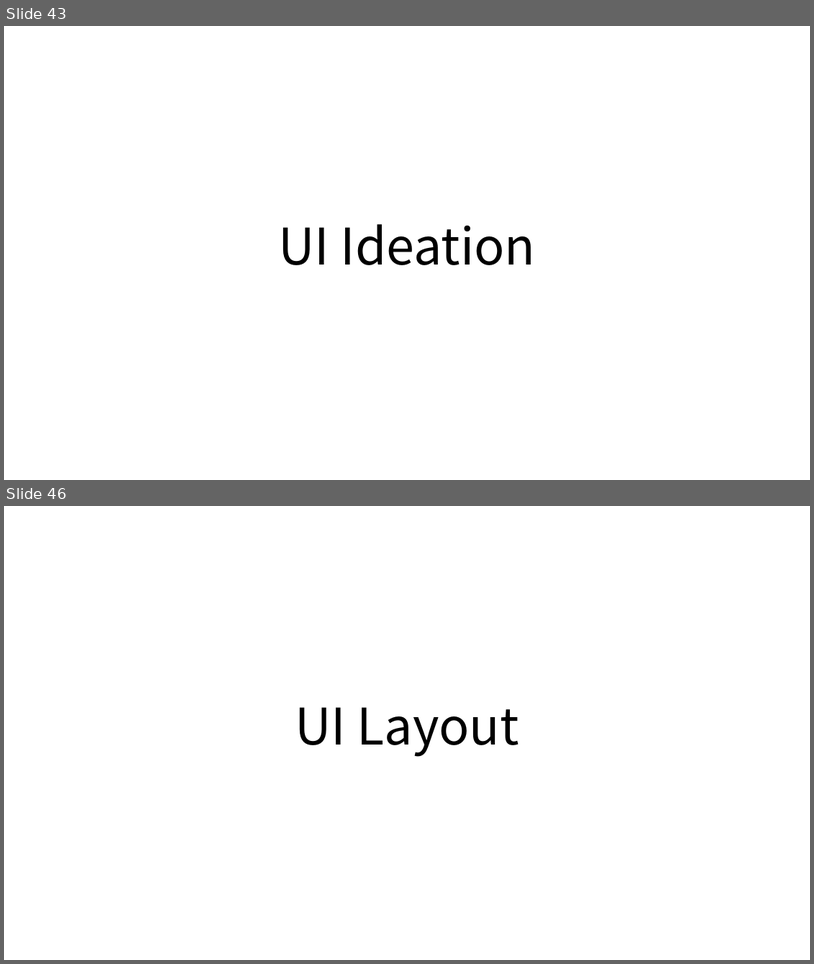
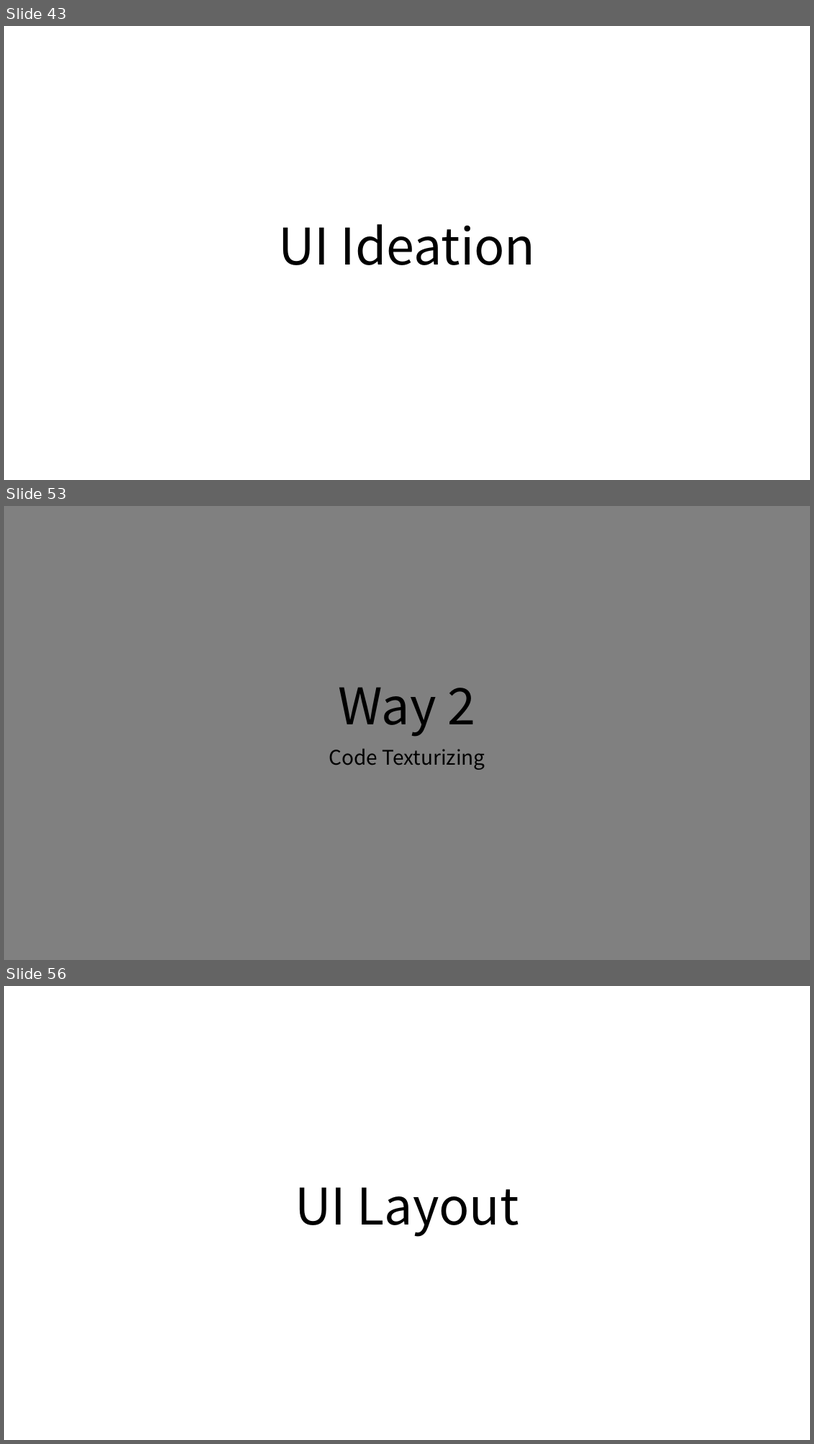
Before and after one commit to namulang/namu, a slide deck: docs/ideation/World.overall.conceptual.ideation.pptx. Shown one above the other, each under a label of ours: slides 43 and 46 before the commit, slides 43, 53 and 56 after it; the slides between them are not shown. The pictures are 814x964 and 814x1444 pixels, drawn with LibreOffice and Linux fonts; fonts in the diff are those of the drawing. Boxes give left, top, right and bottom in pixels: in the first picture for what was removed or moved away, otherwise in the second. Text is boxed around its words. In the diff, an @@ line names an element or a change of style, - is before the commit and + after.

```diff
--- a/docs/ideation/World.overall.conceptual.ideation.pptx
+++ b/docs/ideation/World.overall.conceptual.ideation.pptx
@@ slide 53 added at (x1=4, y1=506, x2=810, y2=960), background #808080 @@
@@ title added at (x1=339, y1=687, x2=476, y2=736), 60 pt, text #000000 @@
+Way 2
@@ subtitle added at (x1=329, y1=749, x2=485, y2=770), 24 pt, text #000000 @@
+Code Texturizing
@@ what was slide 46 is now slide 56 @@
```
Also in this commit, not shown: 5 slides changed, 9 other slides added.
